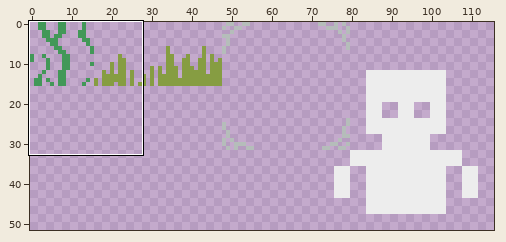
Edited in one commit: sprite sheet (assets/sprites/atlases/on_solids.png). The first picture is a wide view before the edit; the outline marks the close-up.
Close-up. Before:
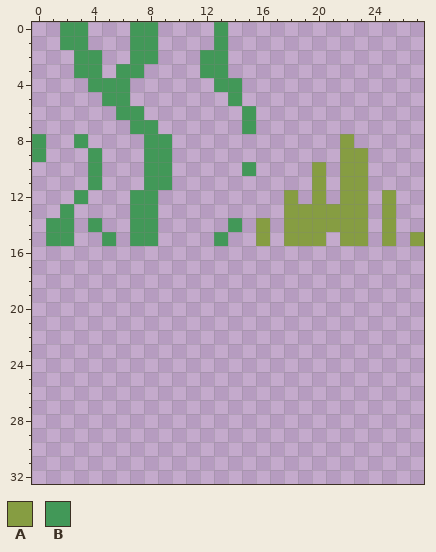
The file is 128x128 pixels. Shown: x 0..27, y 0..32. The wide view leaves out empty margins.
Palette (. is transparent): A #869d42  B #429858
Pixels before, first column x 0:
 0 ..BB...BB....B..............
 1 ..BB...BB....B..............
 2 ...BB..BB...BB..............
 3 ...BB.BB....BB..............
 4 ....BBB......BB.............
 5 .....BB.......B.............
 6 ......BB.......B............
 7 .......BB......B............
 8 B..B....BB............A.....
 9 B...B...BB............AA....
10 ....B...BB.....B....A.AA....
11 ....B...BB..........A.AA....
12 ...B...BB.........A.A.AA.A..
13 ..B....BB.........AAAAAA.A..
14 .BB.B..BB.....B.A.AAAAAA.A..
15 .BB..B.BB....B..A.AAA.AA.A.A
New version:
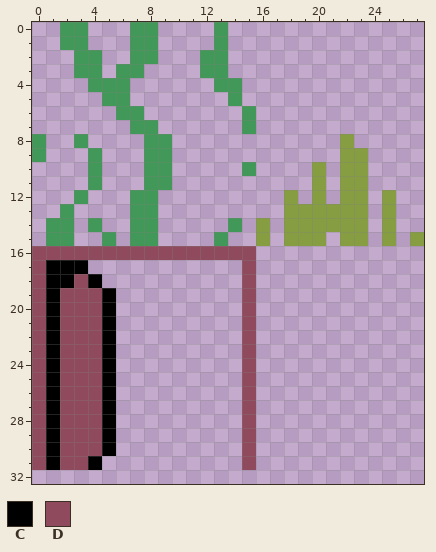
Colours new in this view: C #000000  D #904a5d
Difference:
{"y":16,"x":0,"old":"................","new":"DDDDDDDDDDDDDDDD"}
{"y":17,"x":0,"old":"....","new":"DCCC"}
{"y":17,"x":15,"old":".","new":"D"}
{"y":18,"x":0,"old":".....","new":"DCCDC"}
{"y":18,"x":15,"old":".","new":"D"}
{"y":19,"x":0,"old":"......","new":"DCDDDC"}
{"y":19,"x":15,"old":".","new":"D"}
{"y":20,"x":0,"old":"......","new":"DCDDDC"}
{"y":20,"x":15,"old":".","new":"D"}
{"y":21,"x":0,"old":"......","new":"DCDDDC"}
{"y":21,"x":15,"old":".","new":"D"}
{"y":22,"x":0,"old":"......","new":"DCDDDC"}
{"y":22,"x":15,"old":".","new":"D"}
{"y":23,"x":0,"old":"......","new":"DCDDDC"}
{"y":23,"x":15,"old":".","new":"D"}
{"y":24,"x":0,"old":"......","new":"DCDDDC"}
{"y":24,"x":15,"old":".","new":"D"}
{"y":25,"x":0,"old":"......","new":"DCDDDC"}
{"y":25,"x":15,"old":".","new":"D"}
{"y":26,"x":0,"old":"......","new":"DCDDDC"}
{"y":26,"x":15,"old":".","new":"D"}
{"y":27,"x":0,"old":"......","new":"DCDDDC"}
{"y":27,"x":15,"old":".","new":"D"}
{"y":28,"x":0,"old":"......","new":"DCDDDC"}
{"y":28,"x":15,"old":".","new":"D"}
{"y":29,"x":0,"old":"......","new":"DCDDDC"}
{"y":29,"x":15,"old":".","new":"D"}
{"y":30,"x":0,"old":"......","new":"DCDDDC"}
{"y":30,"x":15,"old":".","new":"D"}
{"y":31,"x":0,"old":".....","new":"DCDDC"}
{"y":31,"x":15,"old":".","new":"D"}
{"label":"added","picture_box":[32,246,256,470]}
